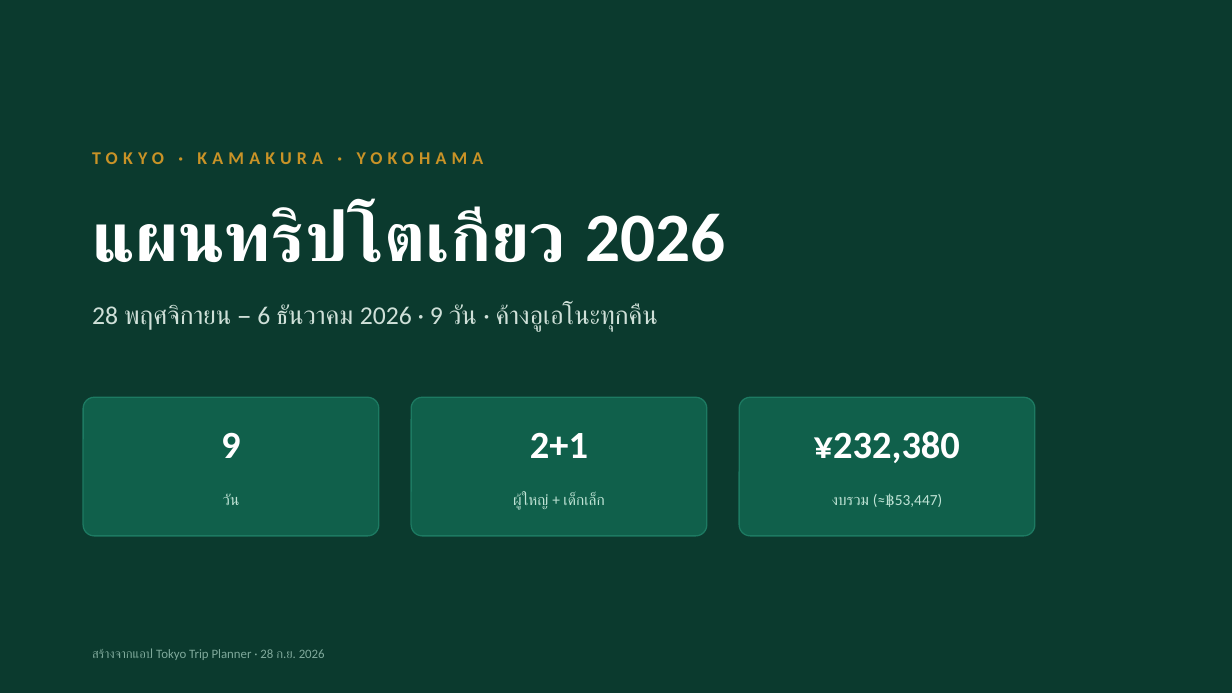
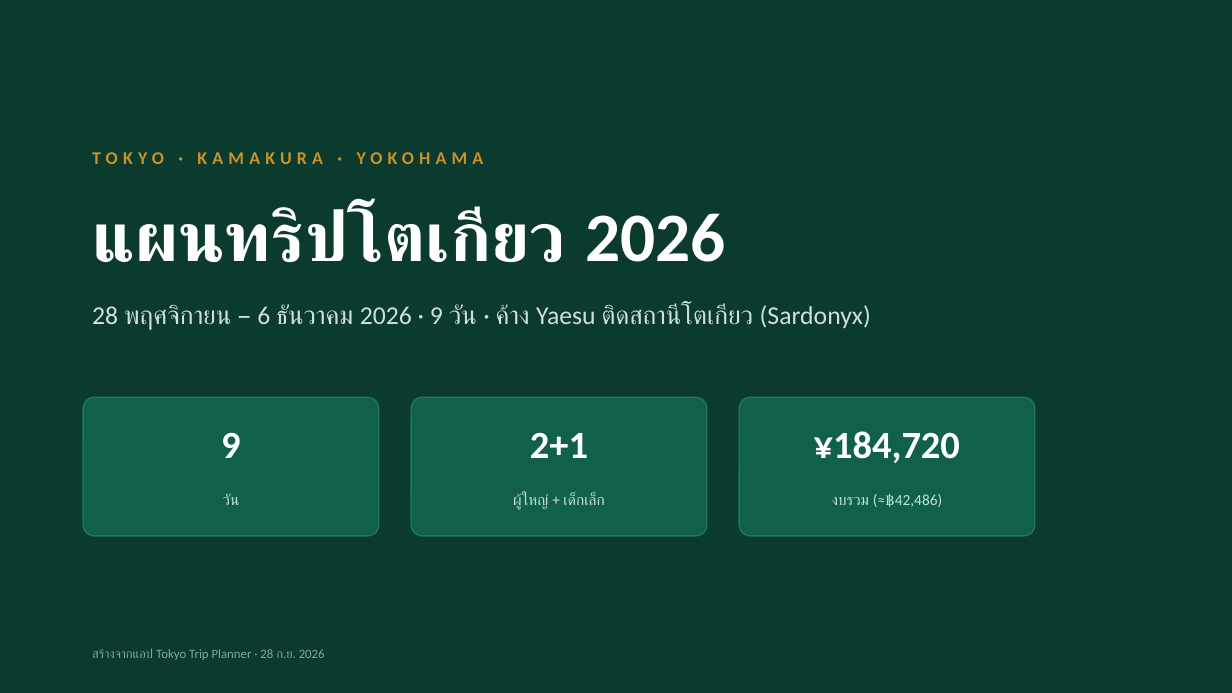
Before and after one commit to aphiwatgo5/tokyo-trip-planner, a slide deck: slide 1 of Tokyo_Trip_Plan_2026.pptx. Drawn at 1232x693 pixels with LibreOffice and Linux fonts; fonts in the diff are those of the drawing. Boxes give left, top, right and bottom in pixels: in the first picture for what was removed or moved away, otherwise in the second. Text is boxed around its words. In the diff, an @@ line names an element or a change of style, - is before the commit and + after.

```diff
--- a/Tokyo_Trip_Plan_2026.pptx
+++ b/Tokyo_Trip_Plan_2026.pptx
@@ text at box(92, 304, 871, 330): text changed @@
-28 พฤศจิกายน – 6 ธันวาคม 2026 · 9 วัน · ค้างอูเอโนะทุกคืน
+28 พฤศจิกายน – 6 ธันวาคม 2026 · 9 วัน · ค้าง Yaesu ติดสถานีโตเกียว (Sardonyx)
@@ text at box(814, 431, 960, 463): text changed @@
-¥232,380
+¥184,720
@@ text at box(832, 493, 942, 507): text changed @@
-งบรวม (≈฿53,447)
+งบรวม (≈฿42,486)
```
Also in this commit, not shown: 18 other slides changed, 27 other files.
